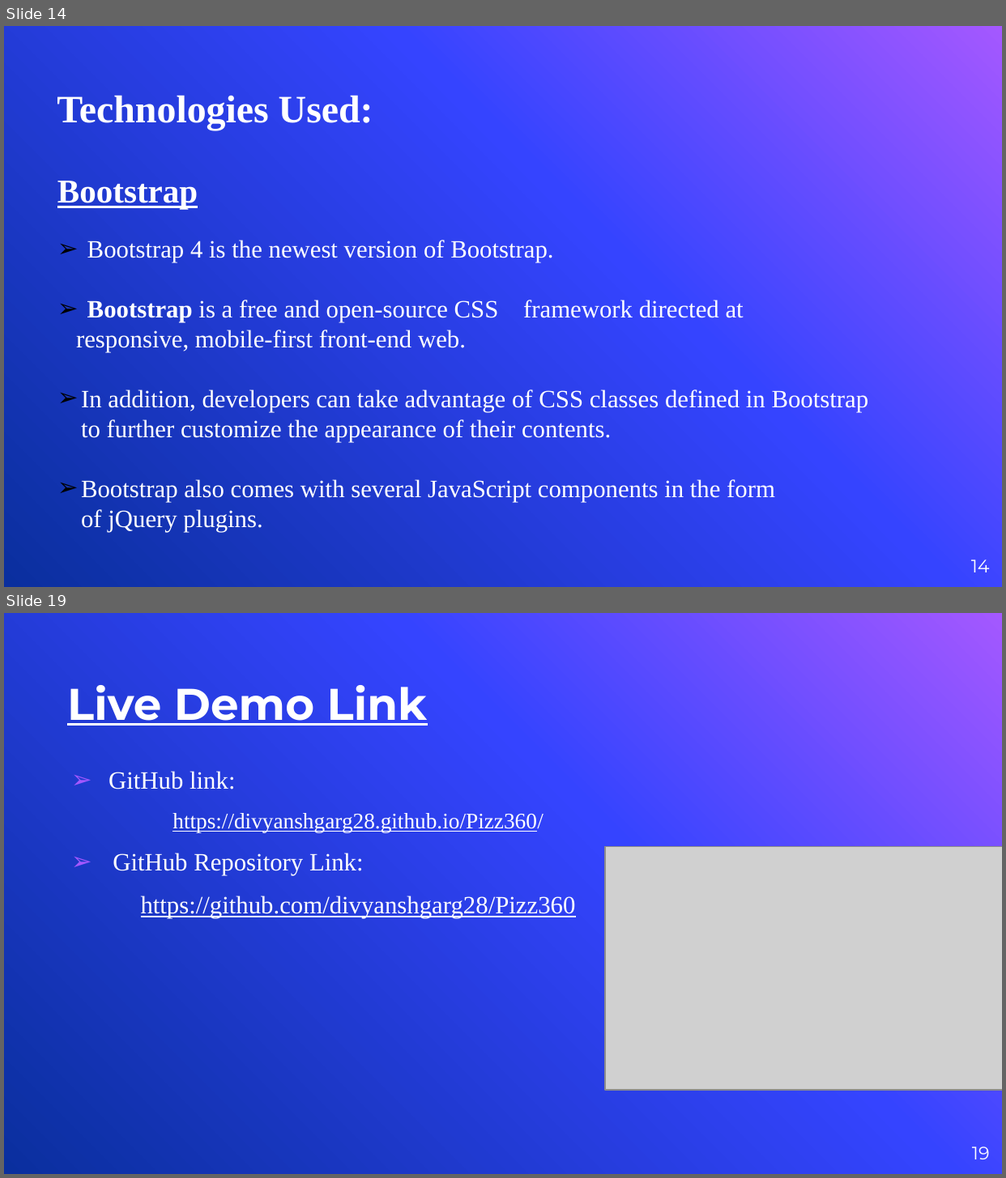
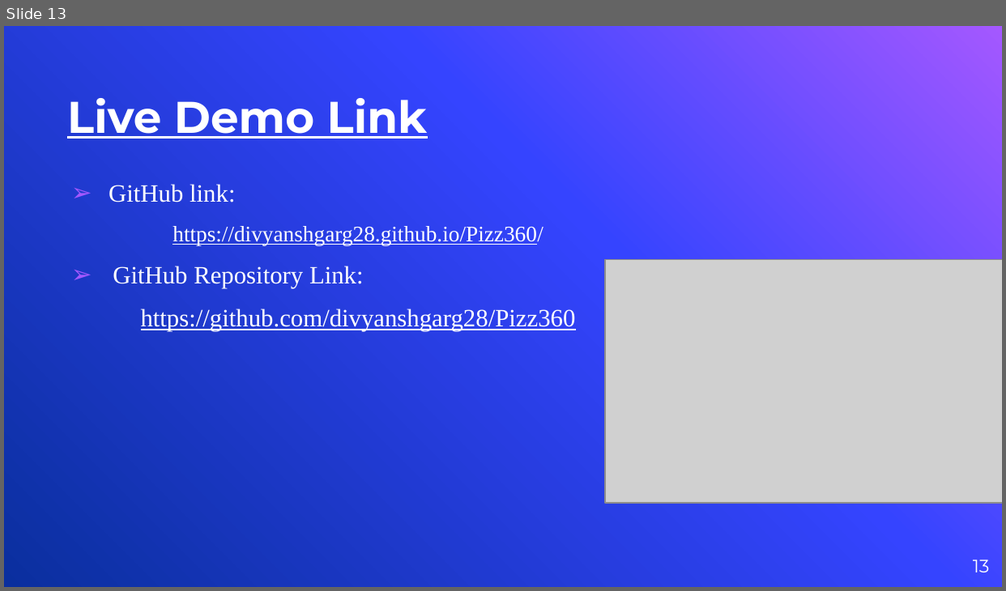
Before and after one commit to divyanshgarg28/Pizz360, a slide deck: Pizz360- Mini Project PPT.pptx. Shown one above the other, each under a label of ours: slides 14 and 19 before the commit, slide 13 after it; the slides between them are not shown. The pictures are 1006x1178 and 1006x591 pixels, drawn with LibreOffice and Linux fonts; fonts in the diff are those of the drawing; grey boxes stand for pictures; background and template pictures are left out. Boxes give left, top, right and bottom in pixels: in the first picture for what was removed or moved away, otherwise in the second. Text is boxed around its words. In the diff, an @@ line names an element or a change of style, - is before the commit and + after.

```diff
--- a/Pizz360- Mini Project PPT.pptx
+++ b/Pizz360- Mini Project PPT.pptx
@@ slide 14 removed at (4, 26, 1002, 587), background picture (left out) @@
@@ text removed at (57, 95, 373, 130) @@
-Technologies Used:
@@ text removed at (57, 181, 869, 532) @@
-Bootstrap
-➢ Bootstrap 4 is the newest version of Bootstrap.
-➢ Bootstrap is a free and open-source CSS framework directed at
-responsive, mobile-first front-end web.
-➢ In addition, developers can take advantage of CSS classes defined in Bootstrap to further customize the appearance of their contents.
-➢ Bootstrap also comes with several JavaScript components in the form of jQuery plugins.
@@ page number removed at (971, 560, 990, 573) @@
-14
@@ what was slide 19 is now slide 13 @@
@@ page number at (973, 560, 990, 573): text changed @@
-19
+13
```
Also in this commit, not shown: 1 slide changed, 6 slides added, 10 other slides removed, 2 other files.
